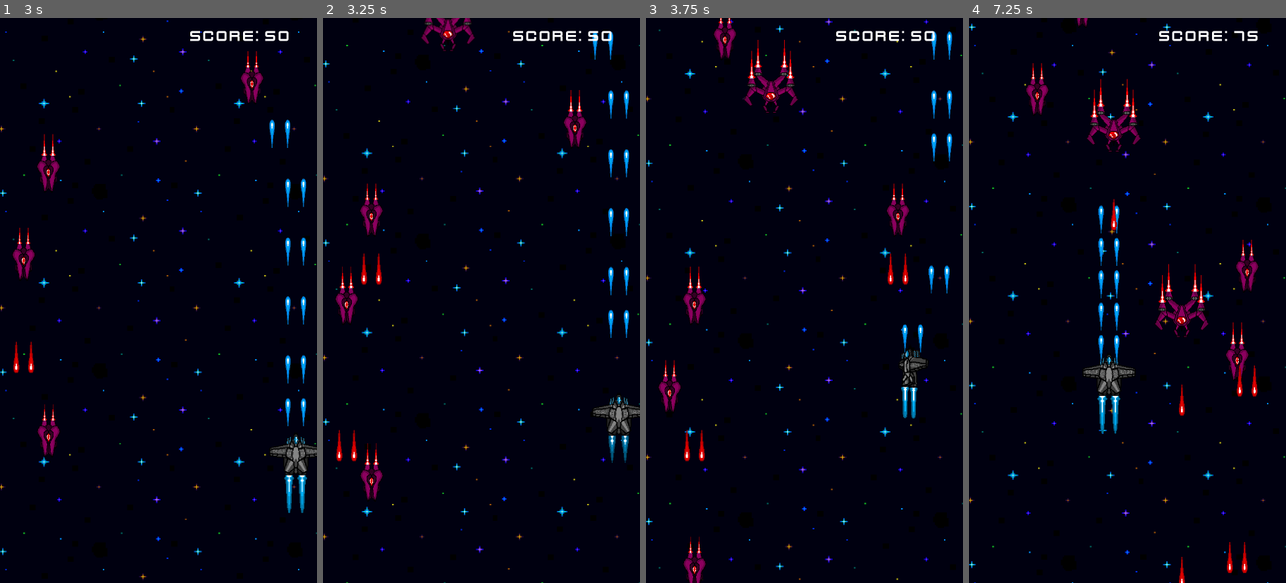
Above: before the commit, frames 1-4 (left to right).
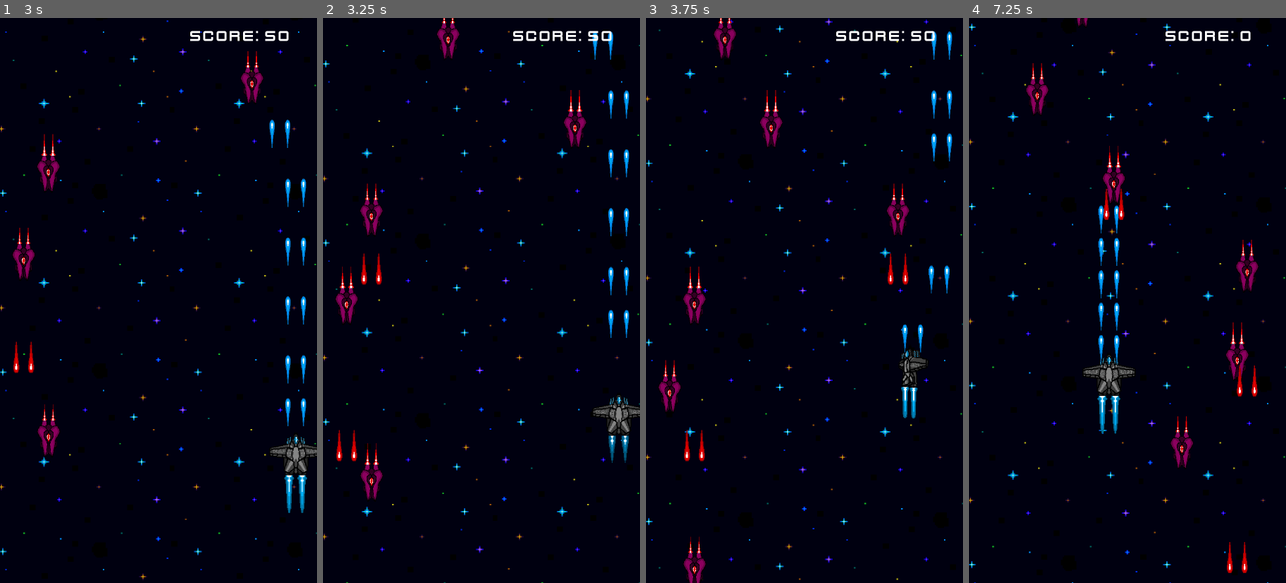
Above: after the commit, the same moments.

Repository: MichaelG-DTE/Final-Godot-DTE-Assessment-Game-Github
Game: Godot game, scene res://Scenes/level_one.tscn
The game is run twice, just before and just after one commit, with the same random seed, the same clock (stepped at 60 frames per second) and the same inputs.
Inputs (mouse positions are in pixels of both pictures, inside the frame that each line leads up to):
- Up to frame 1 (3 s): move the mouse to (228, 272) at 0.52 s; press the mouse at (228, 272) at 0.53 s; hold D (Right) 0.53-1.28 s; move the mouse to (95, 328) at 1.27 s; release the mouse at (95, 328) at 1.28 s; hold S (Down) 1.28-2.03 s; click (95, 328) at 1.35 s; move the mouse to (190, 176) at 2.02 s; press the mouse at (190, 176) at 2.03 s; hold D (Right) 2.03-2.78 s; move the mouse to (142, 413) at 2.77 s; release the mouse at (142, 413) at 2.78 s; hold W (Up) from 2.78 s (still down); click (142, 413) at 2.85 s
- Up to frame 2 (3.25 s): keep holding W (Up)
- Up to frame 3 (3.75 s): move the mouse to (899, 385) at 3.52 s; release W (Up) at 3.53 s; press the mouse at (899, 385) at 3.53 s; hold A (Left) from 3.53 s (still down)
- Up to frame 4 (7.25 s): tap R (Reset) at 4.15 s; move the mouse to (1032, 215) at 4.27 s; release the mouse at (1032, 215) at 4.28 s; click (1032, 215) at 4.35 s; move the mouse to (1143, 300) at 5.02 s; release A (Left) at 5.03 s; press the mouse at (1143, 300) at 5.03 s; hold S (Down) 5.03-5.78 s; move the mouse to (1079, 159) at 5.77 s; release the mouse at (1079, 159) at 5.78 s; hold D (Right) 5.78-6.53 s; click (1079, 159) at 5.85 s; move the mouse to (1197, 272) at 6.52 s; press the mouse at (1197, 272) at 6.53 s; hold W (Up) from 6.53 s (still down)

Frame 1 is identical in both runs. In frame 2, 0.5% of the frame differs, in the area x 30-48%, y 0-8%; in frame 3, 1.0%; in frame 4, 2.6%, in the area x 37-92%, y 2-100%.

Commit message:
Improved Wave system, added different arrays for each wave, removed the test scene.

Diff:
--- a/Scenes/hud.tscn
+++ b/Scenes/hud.tscn
@@ -10,6 +10,134 @@
 font = ExtResource("2_yfgnw")
 font_size = 80
 outline_color = Color(0, 0, 0, 1)
+
+[sub_resource type="Animation" id="Animation_ux418"]
+resource_name = "WarningFlashing"
+length = 0.9
+step = 0.01
+tracks/0/type = "value"
+tracks/0/imported = false
+tracks/0/enabled = true
+tracks/0/path = NodePath("WaveWarning:modulate")
+tracks/0/interp = 1
+tracks/0/loop_wrap = true
+tracks/0/keys = {
+"times": PackedFloat32Array(0, 0.45, 0.9),
+"transitions": PackedFloat32Array(1, 1, 1),
+"update": 0,
+"values": [Color(1, 1, 1, 1), Color(1, 1, 1, 0), Color(1, 1, 1, 1)]
+}
+
+[sub_resource type="Animation" id="Animation_gtm3d"]
+length = 0.001
+tracks/0/type = "value"
+tracks/0/imported = false
+tracks/0/enabled = true
+tracks/0/path = NodePath("WaveWarning:modulate")
+tracks/0/interp = 1
+tracks/0/loop_wrap = true
+tracks/0/keys = {
+"times": PackedFloat32Array(0),
+"transitions": PackedFloat32Array(1),
+"update": 0,
+"values": [Color(1, 1, 1, 1)]
+}
+tracks/1/type = "value"
+tracks/1/imported = false
+tracks/1/enabled = true
+tracks/1/path = NodePath("Wave 1:label_settings:font_color")
+tracks/1/interp = 1
+tracks/1/loop_wrap = true
+tracks/1/keys = {
+"times": PackedFloat32Array(0),
+"transitions": PackedFloat32Array(1),
+"update": 0,
+"values": [Color(1, 1, 1, 1)]
+}
+tracks/2/type = "value"
+tracks/2/imported = false
+tracks/2/enabled = true
+tracks/2/path = NodePath("Wave 2:label_settings:font_color")
+tracks/2/interp = 1
+tracks/2/loop_wrap = true
+tracks/2/keys = {
+"times": PackedFloat32Array(0),
+"transitions": PackedFloat32Array(1),
+"update": 0,
+"values": [Color(1, 1, 1, 1)]
+}
+tracks/3/type = "value"
+tracks/3/imported = false
+tracks/3/enabled = true
+tracks/3/path = NodePath("Wave 3:label_settings:font_color")
+tracks/3/interp = 1
+tracks/3/loop_wrap = true
+tracks/3/keys = {
+"times": PackedFloat32Array(0),
+"transitions": PackedFloat32Array(1),
+"update": 0,
+"values": [Color(1, 1, 1, 1)]
+}
+
+[sub_resource type="Animation" id="Animation_p7kx5"]
+resource_name = "Wave1Flash"
+length = 0.9
+step = 0.05
+tracks/0/type = "value"
+tracks/0/imported = false
+tracks/0/enabled = true
+tracks/0/path = NodePath("Wave 1:label_settings:font_color")
+tracks/0/interp = 1
+tracks/0/loop_wrap = true
+tracks/0/keys = {
+"times": PackedFloat32Array(0, 0.45, 0.9),
+"transitions": PackedFloat32Array(1, 1, 1),
+"update": 0,
+"values": [Color(1, 1, 1, 1), Color(1, 1, 1, 0), Color(1, 1, 1, 1)]
+}
+
+[sub_resource type="Animation" id="Animation_3m2et"]
+resource_name = "Wave2Flash"
+length = 0.9
+step = 0.05
+tracks/0/type = "value"
+tracks/0/imported = false
+tracks/0/enabled = true
+tracks/0/path = NodePath("Wave 2:label_settings:font_color")
+tracks/0/interp = 1
+tracks/0/loop_wrap = true
+tracks/0/keys = {
+"times": PackedFloat32Array(0, 0.45, 0.9),
+"transitions": PackedFloat32Array(1, 1, 1),
+"update": 0,
+"values": [Color(1, 1, 1, 1), Color(1, 1, 1, 0), Color(1, 1, 1, 1)]
+}
+
+[sub_resource type="Animation" id="Animation_rfmtw"]
+resource_name = "Wave3Flash"
+length = 0.9
+step = 0.05
+tracks/0/type = "value"
+tracks/0/imported = false
+tracks/0/enabled = true
+tracks/0/path = NodePath("Wave 3:label_settings:font_color")
+tracks/0/interp = 1
+tracks/0/loop_wrap = true
+tracks/0/keys = {
+"times": PackedFloat32Array(0, 0.45, 0.9),
+"transitions": PackedFloat32Array(1, 1, 1),
+"update": 0,
+"values": [Color(1, 1, 1, 1), Color(1, 1, 1, 0), Color(1, 1, 1, 1)]
+}
+
+[sub_resource type="AnimationLibrary" id="AnimationLibrary_t0qlg"]
+_data = {
+"RESET": SubResource("Animation_gtm3d"),
+"WarningFlashing": SubResource("Animation_ux418"),
+"Wave1Flash": SubResource("Animation_p7kx5"),
+"Wave2Flash": SubResource("Animation_3m2et"),
+"Wave3Flash": SubResource("Animation_rfmtw")
+}
 
 [node name="HUD" type="Control"]
 layout_mode = 3
@@ -58,11 +186,39 @@
 [node name="Wave 1" type="Label" parent="."]
 visible = false
 layout_mode = 0
+offset_left = 274.0
+offset_top = 643.0
+offset_right = 646.0
+offset_bottom = 793.0
+text = "Wave 1"
+label_settings = SubResource("LabelSettings_qgdsk")
+horizontal_alignment = 1
+vertical_alignment = 1
+
+[node name="Wave 2" type="Label" parent="."]
+visible = false
 offset_left = 267.0
 offset_top = 638.0
 offset_right = 639.0
 offset_bottom = 788.0
-text = "Wave 1"
+text = "Wave 2"
 label_settings = SubResource("LabelSettings_qgdsk")
 horizontal_alignment = 1
 vertical_alignment = 1
+
+[node name="Wave 3" type="Label" parent="."]
+visible = false
+offset_left = 267.0
+offset_top = 638.0
+offset_right = 639.0
+offset_bottom = 788.0
+text = "Wave 3
+"
+label_settings = SubResource("LabelSettings_qgdsk")
+horizontal_alignment = 1
+vertical_alignment = 1
+
+[node name="WaveFlashing" type="AnimationPlayer" parent="."]
+libraries = {
+"": SubResource("AnimationLibrary_t0qlg")
+}
--- a/Scenes/level_one.tscn
+++ b/Scenes/level_one.tscn
@@ -47,7 +47,9 @@
 
 [node name="Level_One" type="Node2D"]
 script = ExtResource("1_8c86t")
-enemy_scenes = Array[PackedScene]([ExtResource("4_vxc3a"), ExtResource("6_j5xpc"), ExtResource("6_j5xpc")])
+wave1 = Array[PackedScene]([ExtResource("6_j5xpc"), ExtResource("6_j5xpc")])
+wave2 = Array[PackedScene]([ExtResource("6_j5xpc"), ExtResource("6_j5xpc"), ExtResource("4_vxc3a")])
+wave3 = Array[PackedScene]([ExtResource("4_vxc3a"), ExtResource("4_vxc3a"), ExtResource("6_j5xpc")])
 
 [node name="UI_Layer" type="CanvasLayer" parent="."]
 
--- a/Scenes/level_two.tscn
+++ b/Scenes/level_two.tscn
@@ -6,8 +6,7 @@
 [ext_resource type="PackedScene" uid="uid://nktrlm6a8k8l" path="res://Scenes/xantarian_heavy_support.tscn" id="4_2pk2k"]
 
 [node name="Level_Two" instance=ExtResource("1_f62v5")]
-enemy_scenes = Array[PackedScene]([ExtResource("2_ry3bw"), ExtResource("3_4slvd"), ExtResource("4_2pk2k")])
+wave1 = Array[PackedScene]([ExtResource("2_ry3bw"), ExtResource("3_4slvd"), ExtResource("4_2pk2k")])
+wave2 = Array[PackedScene]([ExtResource("2_ry3bw"), ExtResource("4_2pk2k"), ExtResource("2_ry3bw")])
+wave3 = Array[PackedScene]([ExtResource("4_2pk2k"), ExtResource("4_2pk2k"), ExtResource("2_ry3bw")])
 level = 2
-
-[node name="EnemySpawnTimer" parent="." index="7"]
-wait_time = 0.4
--- a/Scenes/test_scene.tscn
+++ /dev/null
@@ -1,3 +0,0 @@
-[gd_scene format=3 uid="uid://fwr8qs24dal3"]
-
-[node name="TEST SCENE" type="Node2D"]
--- a/Scripts/level_one.gd
+++ b/Scripts/level_one.gd
@@ -1,6 +1,8 @@
 extends Node2D
 
-@export var enemy_scenes: Array[PackedScene] = []
+@export var wave1: Array[PackedScene] = []
+@export var wave2: Array[PackedScene] = []
+@export var wave3: Array[PackedScene] = []
 
 @onready var player_spawn_pos = $PlayerSpawnPos
 @onready var laser_container = $laser_container
@@ -9,6 +11,7 @@
 @onready var screensize = get_viewport_rect().size
 @export var level = 1
 @export var waves = 3
+@export var wave_warning_timer = 10
 
 var player = null
 
@@ -25,6 +28,7 @@
 	if Input.is_action_just_pressed("Quit"):
 		get_tree().quit()
 	elif Input.is_action_just_pressed("Reset"):
+		GlobalVar.score = 0
 		get_tree().reload_current_scene()
 
 #shootin lasars in dis house
@@ -35,10 +39,29 @@
 
 #spawnin enemias in dis house
 func _on_enemy_spawn_timer_timeout():
-	var e = enemy_scenes.pick_random().instantiate()
-	e.global_position = Vector2(randf_range(50, screensize.x - 50), -50)
-	e.killed.connect(_on_enemy_killed)
-	enemy_container.add_child(e)
+	if waves == 3:
+		var e = wave1.pick_random().instantiate()
+		e.global_position = Vector2(randf_range(50, screensize.x - 50), -50)
+		e.killed.connect(_on_enemy_killed)
+		enemy_container.add_child(e)
+	elif waves == 2:
+		var e = wave2.pick_random().instantiate()
+		e.global_position = Vector2(randf_range(50, screensize.x - 50), -50)
+		e.killed.connect(_on_enemy_killed)
+		enemy_container.add_child(e)
+	elif waves == 1:
+		var e = wave3.pick_random().instantiate()
+		e.global_position = Vector2(randf_range(50, screensize.x - 50), -50)
+		e.killed.connect(_on_enemy_killed)
+		enemy_container.add_child(e)
+	elif waves == 0:
+			print("level finished")
+			if level == 1:
+				get_tree().change_scene_to_file("res://Scenes/level_two.tscn")
+			elif level == 2:
+				get_tree().change_scene_to_file("res://Scenes/level_three.tscn")
+			else:
+				pass
 
 #kill da enemy, get da points
 func _on_enemy_killed(points):
@@ -50,11 +73,6 @@
 
 func _on_end_of_wave_timeout():
 	waves -= 1
+	for e in enemy_container.get_children():
+		e.queue_free()
 	print("wave finished")
-	if waves == 0:
-		if level == 1:
-			get_tree().change_scene_to_file("res://Scenes/level_two.tscn")
-		elif level == 2:
-			get_tree().change_scene_to_file("res://Scenes/level_three.tscn")
-		else:
-			pass
--- a/Scripts/player.gd
+++ b/Scripts/player.gd
@@ -6,7 +6,7 @@
 #variables speed, fire, screen, pew pew
 @export var speed = 450
 @export var rate_of_fire = 0.15
-@export var health = 12
+@export var health = 14
 @onready var screensize = get_viewport_rect().size
 @onready var pew_pew = $PewPew
 
Not shown: 1 places in Scenes/hud.tscn that only renumber resources
